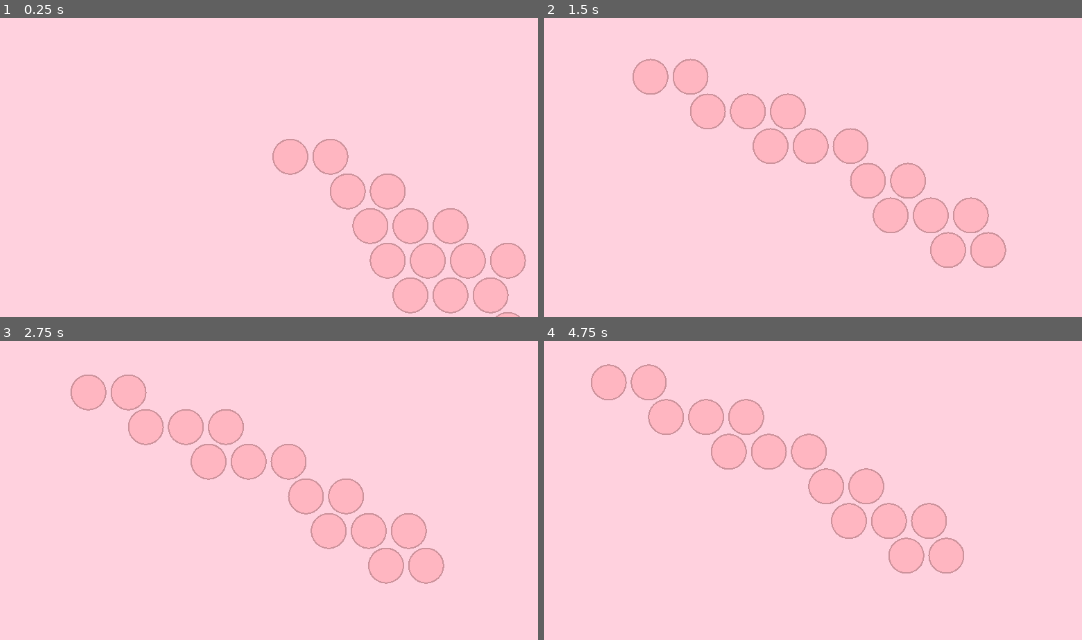
Above: before the commit, frames 1-4 (two rows, left to right).
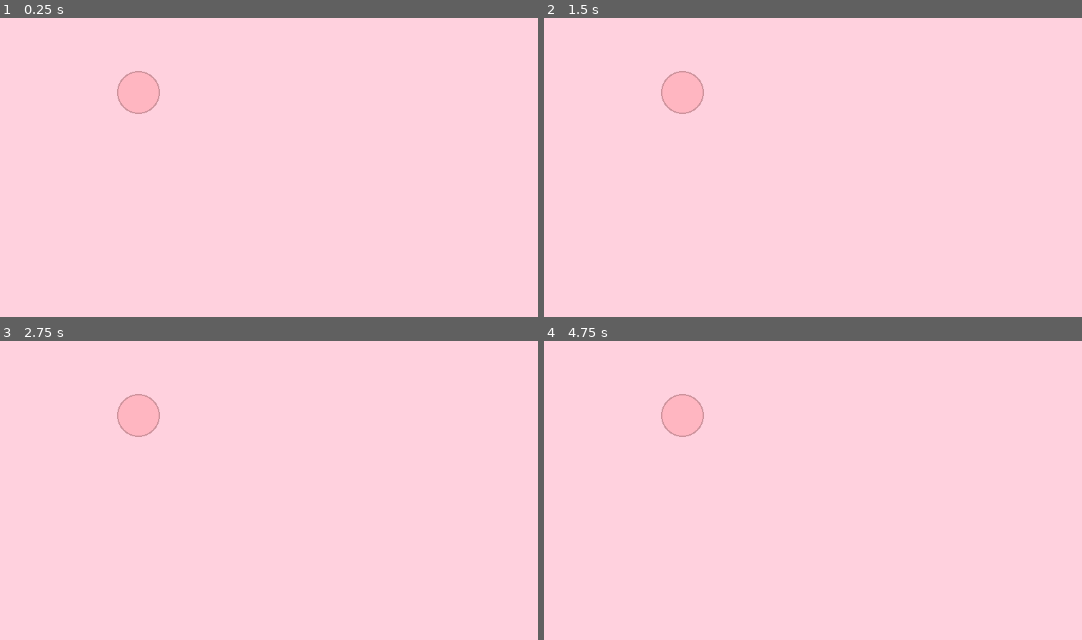
Above: after the commit, the same moments.

Repository: JungoQuentin/Doom2
Game: Godot game, scene res://node_2d.tscn
The game is run twice, just before and just after one commit, with the same random seed, the same clock (stepped at 60 frames per second) and the same inputs.
Inputs (mouse positions are in pixels of both pictures, inside the frame that each line leads up to):
- Up to frame 1 (0.25 s): no input
- Up to frame 2 (1.5 s): move the mouse to (856, 68) at 0.52 s; click (856, 68) at 0.67 s; move the mouse to (outside the picture) at 1.27 s; click (outside the picture) at 1.42 s
- Up to frame 3 (2.75 s): move the mouse to (outside the picture) at 2.02 s; click (outside the picture) at 2.17 s
- Up to frame 4 (4.75 s): move the mouse to (640, 505) at 2.77 s; click (640, 505) at 2.92 s; move the mouse to (920, 481) at 3.52 s; click (920, 481) at 3.67 s; move the mouse to (outside the picture) at 4.27 s; click (outside the picture) at 4.42 s

The runs differ from the first frame. In frame 1, 10% of the frame differs, in the area x 21-98%, y 17-100%; in frame 2, 9.7%; in frame 3, 9.4%; in frame 4, 9.5%.

Commit message:
no zero spawn

Diff:
--- a/node_2d.gd
+++ b/node_2d.gd
@@ -3,7 +3,7 @@
 const CENTER:= Vector2i(1_000, 1_000)
 const hex_ratio: float = 2/sqrt(3);
 const h: float = 50.0; # Cell size
-const overh: float = 1;
+const overh: float = 1.2;
 const cam_smoothing: float = 0.002;
 
 const type1_color: Color = Color.LIGHT_PINK;
@@ -20,23 +20,7 @@
 func _ready() -> void:
 	$Camera2D.position = tile_to_pos(CENTER);
 	cells = [
-		Cell.new(Vector2i(1_005, 1_005), Cell.CellType.TYPE1),
-		Cell.new(Vector2i(1_006, 1_005), Cell.CellType.TYPE1),
-		Cell.new(Vector2i(1_007, 1_005), Cell.CellType.TYPE1),
-		Cell.new(Vector2i(1_008, 1_005), Cell.CellType.TYPE1),
-		Cell.new(Vector2i(1_009, 1_005), Cell.CellType.TYPE1),
-		#
-		Cell.new(Vector2i(1_005, 1_006), Cell.CellType.TYPE1),
-		Cell.new(Vector2i(1_006, 1_006), Cell.CellType.TYPE1),
-		Cell.new(Vector2i(1_007, 1_006), Cell.CellType.TYPE1),
-		Cell.new(Vector2i(1_008, 1_006), Cell.CellType.TYPE1),
-		Cell.new(Vector2i(1_009, 1_006), Cell.CellType.TYPE1),
-		#
-		Cell.new(Vector2i(1_005, 1_007), Cell.CellType.TYPE1),
-		Cell.new(Vector2i(1_006, 1_007), Cell.CellType.TYPE1),
-		Cell.new(Vector2i(1_007, 1_007), Cell.CellType.TYPE1),
-		Cell.new(Vector2i(1_008, 1_007), Cell.CellType.TYPE1),
-		Cell.new(Vector2i(1_009, 1_007), Cell.CellType.TYPE1),
+		Cell.new(Vector2i(1_000, 1_000), Cell.CellType.TYPE1)
 	];
 	cells.shuffle()
 	coords = Utils.cells_list_to_dict(cells)
@@ -76,16 +60,16 @@
 	for cell in cells:
 		var pos = tile_to_pos(cell.center)
 		if cell.cell_type == Cell.CellType.TYPE1:
+			var color = type1_color
 			if cell.center == mouse_tile:
-				draw_circle(pos, h/2 * overh, type1_color.lightened(0.2), true)
-			else:
-				draw_circle(pos, h/2 * overh, type1_color, true)
+				color = color.lightened(0.2)
+			draw_circle(pos, h/2 * overh, color, true)
 			draw_circle(pos, h/2 * overh, type1_color.darkened(0.2), false, 2)
 		elif  cell.cell_type == Cell.CellType.TYPE2:
+			var color = type2_color
 			if cell.center == mouse_tile or mouse_tile in cell.childs:
-				draw_circle(pos, h/2 * 2.5 * overh, type2_color.lightened(0.2), true)
-			else:
-				draw_circle(pos, h/2 * 2.5 * overh, type2_color, true)
+				color = color.lightened(0.2)
+			draw_circle(pos, h/2 * 2.5 * overh, color, true)
 			draw_circle(pos, h/2 * 2.5 * overh, type2_color.darkened(0.2), false, 2)
 
 	# draw_circle(tile_to_pos(mouse_tile), h/2 * overh, Color.INDIAN_RED, false, 3)
@@ -100,7 +84,9 @@
 			if not coords.has(check_tile):
 				var new_cell = Cell.new(check_tile, cell_type)
 				coords[check_tile] = new_cell;
-				var place_to_insert = randi() % len(cells);
+				var place_to_insert = 1;
+				if len(cells) > 1:
+					place_to_insert = randi() % (len(cells) - 1) + 1;
 				cells.insert(place_to_insert, new_cell);
 				return
 		current_center += Utils.vec_from_dir(spawn_dir);
